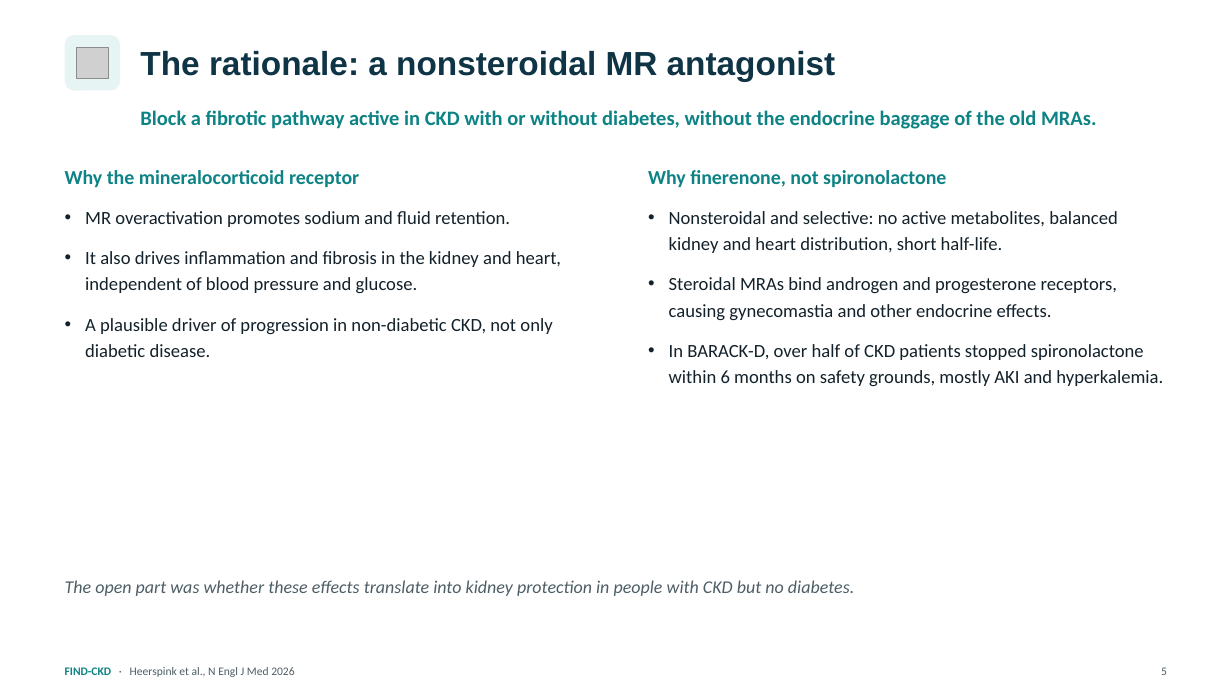
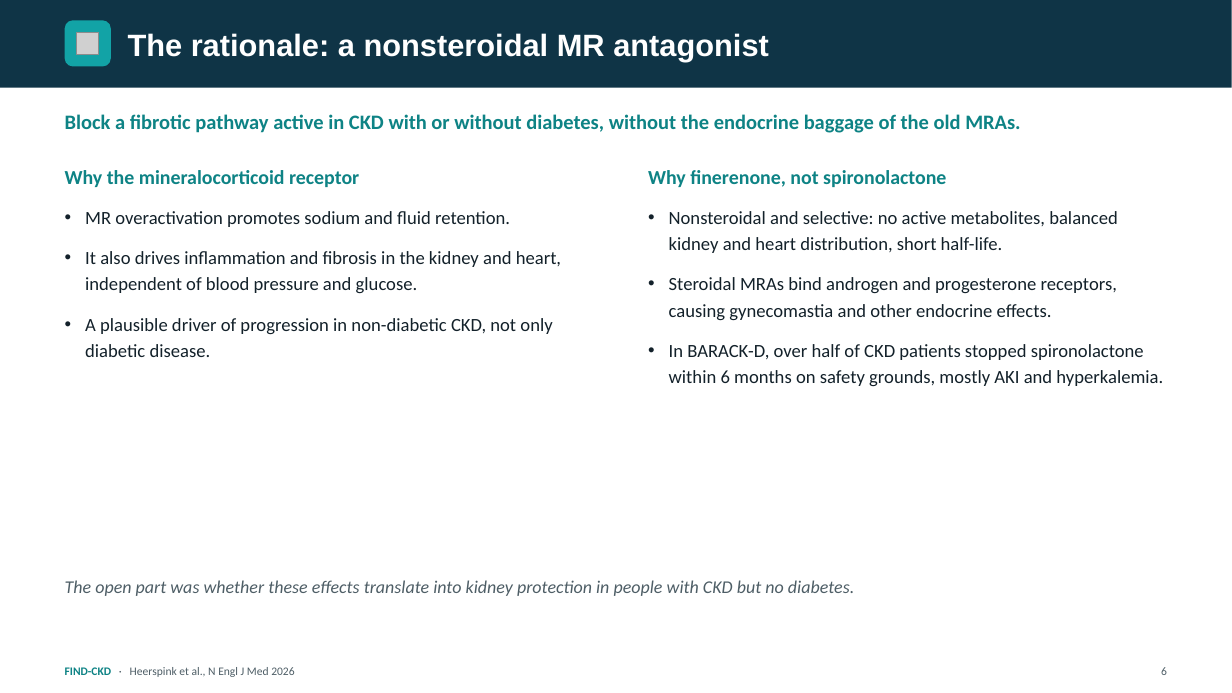
Before and after one commit to azbargarawan-sudo/clickwriting-landing, a slide deck: slide 6 of FIND-CKD.pptx (slide 5 before the commit). Drawn at 1232x693 pixels with LibreOffice and Linux fonts; fonts in the diff are those of the drawing; grey boxes stand for pictures. Boxes give left, top, right and bottom in pixels: in the first picture for what was removed or moved away, otherwise in the second. Text is boxed around its words. In the diff, an @@ line names an element or a change of style, - is before the commit and + after.

```diff
--- a/FIND-CKD.pptx
+++ b/FIND-CKD.pptx
@@ rectangle added at [0,0,1232,88], fill #0F3446 @@
@@ rounded rectangle: place and size @@
-rounded rectangle at [65,35,120,91]
+rounded rectangle at [65,20,111,67]
@@ rounded rectangle at [65,20,111,67]: fill #E7F4F4 to #12A3A6; proportions changed @@
@@ text "The rationale: a nonsteroidal MR ...": place and size @@
-text "The rationale: a nonsteroidal MR ..." at [140,50,836,81]
+text "The rationale: a nonsteroidal MR ..." at [128,33,769,61]
@@ text "The rationale: a nonsteroidal MR ..." at [128,33,769,61]: size 26 to 24 pt, text colour #0F3446 to #FFFFFF @@
@@ picture removed at [77,47,108,79] @@
@@ picture added at [77,32,99,55] @@
@@ text "Block a fibrotic pathway active ...": place and size @@
-text "Block a fibrotic pathway active ..." at [140,110,1096,129]
+text "Block a fibrotic pathway active ..." at [65,114,1020,133]
@@ text at [1161,667,1167,675]: text changed @@
-5
+6
```
Also in this commit, not shown: 26 other slides changed, 1 slide added.
